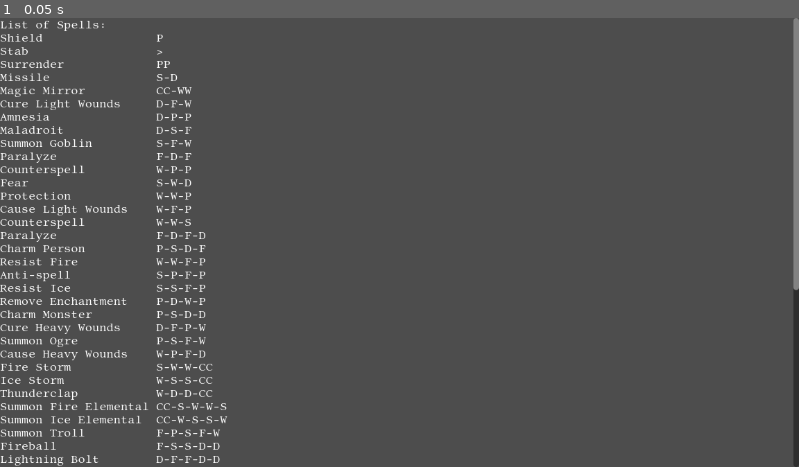
Above: before the commit, frame 1.
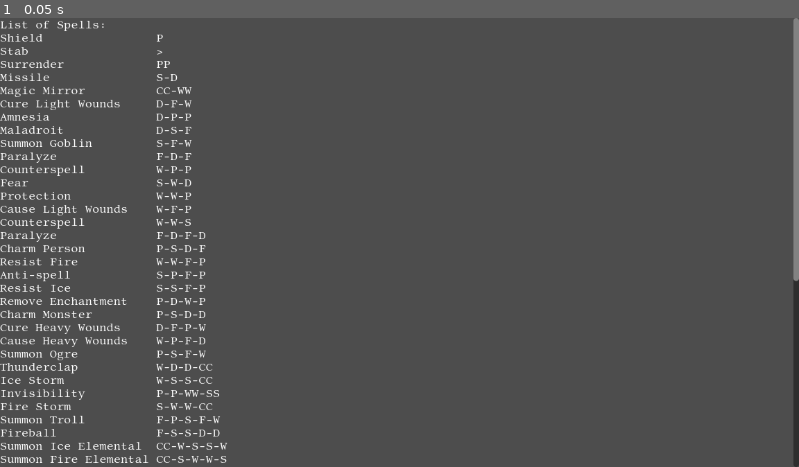
Above: after the commit, the same moment.

Repository: snhumphr/Wizard-Duels
Game: Godot game, scene res://game.tscn
Two runs of this game, one before a commit and one after it. Both use one fixed random seed, a clock stepped at 60 frames per second and the inputs below. This scene is started directly instead of the project's main scene.
Inputs:
- Up to frame 1 (0.05 s): no input

The runs differ from the first frame. In frame 1, 1.5% of the frame differs, in the area x 0-100%, y 58-100%.

Commit message:
Fully implements blindness and invisibility, including them destroying summons they're cast on and a refactor of the message system to allow for limited visibility. This is a peer to peer implementation of hidden information that relies on your opponent being honest: This will need to be redone when/if the game is reworked into a host/client structure

Diff:
--- a/Game.gd
+++ b/Game.gd
@@ -171,15 +171,18 @@
 				gestureQueue[i][1] = "N"
 			#If only one clap gesture is performed, then turn it into a null gesture
 			#This greatly simplifies the gesture analysis code if we assume C only exists with a successful clap
+
+			#TODO: remove these messages if there's invisibility involved
+
 			if clap == 2:
 				gestureQueue[i][0] = "C"
 				gestureQueue[i][1] = "C"
-				turnLogQueue.append(entityArray[i].name + " claps " + entityArray[i].pronouns[2] + " hands.")
+				addMessage(entityArray[i].name + " claps " + entityArray[i].pronouns[2] + " hands.",turnLogQueue, entityArray[i])
 			else:
 				for gesture in gestureQueue[i]:
-					var message = gesture_to_text(gesture, entityArray[i])
-					if message != "":
-						turnLogQueue.append(message)
+					var text = gesture_to_text(gesture, entityArray[i])
+					if text != "":
+						addMessage(text, turnLogQueue, entityArray[i])
 
 	var spellExecutionList = []
 
@@ -202,7 +205,7 @@
 			if hexList.size() > 1:
 				for effectName in hexList:
 					entityArray[i].removeEffect(effectName)
-				turnLogQueue.append("The conflicting hexes on " + entityArray[i].name + " cancel each other out!")
+				addMessage("The conflicting hexes on " + entityArray[i].name + " cancel each other out!", turnLogQueue, entityArray[i])
 
 	monsterActions(entityArray, turnLogQueue)
 
@@ -219,17 +222,17 @@
 				heals.append(effect[0].heal)
 
 		if burn.size() > 0 and freeze.size() > 0:
-			turnLogQueue.append(entityArray[i].name + " remains unscathed between conflicting heat and cold!")
+			addMessage(entityArray[i].name + " remains unscathed between conflicting heat and cold!", turnLogQueue, entityArray[i])
 		else:
 			for b in burn:
 				entityArray[i].take_damage(b)
-				turnLogQueue.append(entityArray[i].name + " is burned for " + str(b) + " damage.")
+				addMessage(entityArray[i].name + " is burned for " + str(b) + " damage.", turnLogQueue, entityArray[i])
 			for f in freeze:
 				entityArray[i].take_damage(f)
-				turnLogQueue.append(entityArray[i].name + " is chilled for " + str(f) + " damage.")
+				addMessage(entityArray[i].name + " is chilled for " + str(f) + " damage.", turnLogQueue, entityArray[i])
 			for h in heals:
 				entityArray[i].take_damage(-1*h)
-				turnLogQueue.append(entityArray[i].name + " healed for " + str(h) + " hp.")
+				addMessage(entityArray[i].name + " healed for " + str(h) + " hp.", turnLogQueue, entityArray[i])
 
 	var activePlayer = 0
 	numPlayers = 0
@@ -239,17 +242,24 @@
 		if entityArray[i].is_wizard and entityArray[i].is_active():
 
 			var spellsDisrupted = false
+			var invisible = false
 			for effect in entityArray[i].effects:
 				if effect[0].anti_spell:
 					spellsDisrupted = true
 
+			var unseen = not canSee(entityArray[player], entityArray[i])
+
 			if not spellsDisrupted:
 				entityArray[i].right_hand_gestures.append(gestureQueue[i][0])
+				entityArray[i].right_hidden.append(unseen)
 				entityArray[i].left_hand_gestures.append(gestureQueue[i][1])
+				entityArray[i].left_hidden.append(unseen)
 			else:
 				turnLogQueue.append(entityArray[i].name + "'s magic is disrupted!")
 				entityArray[i].right_hand_gestures.append("N")
 				entityArray[i].left_hand_gestures.append("N")
+				entityArray[i].right_hidden.append(false)
+				entityArray[i].right_hidden.append(false)
 
 		if entityArray[i].dead == 1:
 			turnLogQueue.append(entityArray[i].name + " perishes!")
@@ -263,6 +273,7 @@
 		if entityArray[i].is_wizard or entityArray[i].is_monster:
 			var removeEffectList = []
 			for effect in entityArray[i].effects:
+				effect[0].delayed = false
 				if not effect[0].permanent:
 					effect[1] -= 1
 					if effect[1] <= 0 or not entityArray[i].is_active():
@@ -407,7 +418,7 @@
 						reflected = true
 						break
 				if reflected and spell.reflectable:
-					turnLogQueue.append(target.pronouns[2].capitalize() + " spell reflects back at " + target.pronouns[1] + "!")
+					addMessage(target.pronouns[2].capitalize() + " spell reflects back at " + target.pronouns[1] + "!", turnLogQueue, target)
 					targets.append(caster)
 				else:
 					targets.append(target)
@@ -416,6 +427,9 @@
 			#TODO: Custom text for missing vs failing to cast
 
 		if magicDispelled and spell.dispellable:
+			spellFailed = true
+
+		if spell.targetable and not canSee(caster, targets[0]):
 			spellFailed = true
 
 		var fire_elemental
@@ -482,7 +496,7 @@
 			var message = caster.name + verb + spell_name + target_string
 
 			if not spell.is_silent:
-				turnLogQueue.append(message)
+				addMessage(message, turnLogQueue, caster)
 
 			match spellExecutionList[i][0].effect:
 				Spell.SpellEffect.dispelMagic:
@@ -506,7 +520,7 @@
 						if spellCheck == "":
 							t.addEffect(effectDict["Counterspell"], 0)
 						else:
-							turnLogQueue.append(spellCheck)
+							addMessage(spellCheck, turnLogQueue, t)
 				Spell.SpellEffect.Summon:
 					for t in targets:
 						var spellCheck = checkSpellInterference(spell, t)
@@ -543,19 +557,23 @@
 								monster.id = entityArray.size()
 								entityArray.append(monster)
 
-								turnLogQueue.append("A" + adjective + " " + spell.effect_name + " appears" + purpose + "!")
+								addMessage("A" + adjective + " " + spell.effect_name + " appears" + purpose + "!", turnLogQueue, entityArray[summoner])
 								adjectiveCount += 1
 							else:
-								turnLogQueue.append("The summoning fails!")
+								addMessage("The summoning fails!", turnLogQueue, caster)
 				Spell.SpellEffect.applyTempEffect:
 					for t in targets:
 						var spellCheck = checkSpellInterference(spell, t)
 						if spellCheck == "":
 							var effect = effectDict[spell.effect_name]
 							effect.caster_id = caster.id
-							t.addEffect(effect, spell.intensity)
+							if effect.unstable and t.is_monster:
+								turnLogQueue.append(t.name + " is overloaded with magic and explodes!")
+								t.dead = 2
+							else:
+								t.addEffect(effect, spell.intensity)
 						else:
-							turnLogQueue.append(spellCheck)
+							addMessage(spellCheck, turnLogQueue, t)
 				Spell.SpellEffect.removeEnchantment:
 					for t in targets:
 						var spellCheck = checkSpellInterference(spell, t)
@@ -571,20 +589,19 @@
 							else:
 								t.take_damage(99)
 						else:
-							turnLogQueue.append(spellCheck)
+							addMessage(spellCheck, turnLogQueue, t)
 				Spell.SpellEffect.dealDamage:
 					for t in targets:
 						var spellCheck = checkSpellInterference(spell, t)
 						if spellCheck == "":
 							t.take_damage(spell.intensity)
-							turnLogQueue.append(t.name + " is " + spell.effect_name + " for " + str(spell.intensity) + " damage.")
+							addMessage(t.name + " is " + spell.effect_name + " for " + str(spell.intensity) + " damage.", turnLogQueue, t)
 						else:
-							turnLogQueue.append(spellCheck)
+							addMessage(spellCheck, turnLogQueue, t)
 				Spell.SpellEffect.Heal:
 					for t in targets:
 						var spellCheck = checkSpellInterference(spell, t)
 						if spellCheck == "":
-							#turnLogQueue.append(t.name + " is healed for " + str(spell.intensity) + " damage.")
 							var cureList = []
 							for effect in t.effects:
 								if effect[0].curable != 0 and spell.intensity >= effect[0].curable:
@@ -596,20 +613,24 @@
 							effect.heal = spell.intensity
 							t.addEffect(effect, 0)
 						else:
-							turnLogQueue.append(spellCheck)
+							addMessage(spellCheck, turnLogQueue, t)
 				Spell.SpellEffect.Kill:
 					for t in targets:
 						var spellCheck = checkSpellInterference(spell, t)
 						if spellCheck == "":
-							turnLogQueue.append(t.name + " is " + spell.effect_name + "!")
+							addMessage(t.name + " is " + spell.effect_name + "!", turnLogQueue, t)
 							t.take_damage(99)
 							t.dead = 2
 						else:
-							turnLogQueue.append(spellCheck)
+							addMessage(spellCheck, turnLogQueue, t)
 				_:
 					printerr("Spell effect not recognized")
 		else:
-			turnLogQueue.append(caster.name + "'s spell fizzles!")
+			addMessage(caster.name + "'s spell fizzles!", turnLogQueue, caster)
+
+func addMessage(message, turnLogQueue, subject):
+	if canSee(entityArray[player], subject):
+		turnLogQueue.append(message)
 
 func monsterActions(entityArray, turnLogQueue):
 
@@ -686,15 +707,16 @@
 								entity.summoner_id = effect[0].caster_id
 								var old_name = entity.name.split(" ")
 								entity.name = entityArray[entity.summoner_id].name + "'s " + old_name[old_name.size()-2] + " " + old_name[old_name.size()-1]
-
 					if hexed:
-						turnLogQueue.append(entity.name + " tries to attack " + target_name + ", but " + entity.pronouns[2] + " hex prevents " + entity.pronouns[1])
+						addMessage(entity.name + " tries to attack " + target_name + ", but " + entity.pronouns[2] + " hex prevents " + entity.pronouns[1], turnLogQueue, target)
 					elif shield:
-						turnLogQueue.append(entity.name + " attacks " + target_name + ", but " + target.pronouns[2] + " shield protects " + target.pronouns[1] + "!")
+						addMessage(entity.name + " attacks " + target_name + ", but " + target.pronouns[2] + " shield protects " + target.pronouns[1] + "!", turnLogQueue, target)
+					elif not entity.aoe and not canSee(entity, target):
+						addMessage(entity.name + " attacks " + target_name + ", but misses!", turnLogQueue, target)
 					elif entity.fire and fire_res or entity.ice and cold_res:
-						turnLogQueue.append(entity.name + " attacks " + target_name + ", but " + target.pronouns[0] + " resist!")
+						addMessage(entity.name + " attacks " + target_name + ", but " + target.pronouns[0] + " resist!", turnLogQueue, target)
 					else:
-						turnLogQueue.append(entity.name + " attacks " + target_name + " for "+ str(entity.max_hp) + " damage.")
+						addMessage(entity.name + " attacks " + target_name + " for "+ str(entity.max_hp) + " damage.", turnLogQueue, target)
 						target.take_damage(entity.max_hp)
 
 func checkSpellInterference(spell, target):
@@ -724,6 +746,21 @@
 			return target.name + " resists the cold!"
 
 	return ""
+
+func canSee(viewer, subject):
+
+	if viewer.id == subject.id:
+		return true
+
+	for effect in viewer.effects:
+		if effect[0].blindness and not effect[0].delayed:
+			return false
+
+	for effect in subject.effects:
+		if effect[0].invisibility and not effect[0].delayed:
+			return false
+
+	return true
 
 func loadSpells(path, array):
 	var dir = DirAccess.open(path)
--- a/WizardList.gd
+++ b/WizardList.gd
@@ -8,7 +8,10 @@
 func render(entityArray, player):
 	self.clear()
 	renderNeutrals(entityArray)
+	var is_player = false
 	for i in entityArray.size():
+		if i == player:
+			is_player = true
 		var wizard = entityArray[i]
 		if wizard.is_wizard:
 			self.newline()
@@ -25,10 +28,10 @@
 			self.add_text("    HP: " + str(wizard.hp) + "/" + str(wizard.max_hp))
 			self.newline()
 			self.add_text("    Right Hand: ")
-			self.add_text("-".join(wizard.right_hand_gestures))
+			renderGestures(wizard.right_hand_gestures, wizard.right_hidden, is_player)
 			self.newline()
 			self.add_text("    Left Hand:  ")
-			self.add_text("-".join(wizard.left_hand_gestures))
+			renderGestures(wizard.left_hand_gestures, wizard.left_hidden, is_player)
 			self.newline()
 			for e in entityArray:
 				if e.is_monster and e.is_active() and e.summoner_id == wizard.id:
@@ -47,3 +50,12 @@
 	self.newline()
 	self.add_text("    " + padding + "HP: " + str(monster.hp) + "/" + str(monster.max_hp))
 	self.newline()
+
+func renderGestures(gesture_list, hidden_list, is_player):
+	for i in gesture_list.size():
+		if i > 0:
+			self.add_text("-")
+		if hidden_list[i] and not is_player:
+			self.add_text("?")
+		else:
+			self.add_text(gesture_list[i])
--- a/effect.gd
+++ b/effect.gd
@@ -27,9 +27,10 @@
 @export var hex: bool = false
 @export var dispellable: bool = true
 @export var unstable: bool = false #Whether this effect kills summoned creatures or not
+@export var delayed: bool = false #Whether this effect takes a turn to happen. Only works for blind/invis atm
 
 @export var anti_spell: bool = false
-
+@export var blindness: bool = false
 @export var charm_person: bool = false
 @export var charm_monster: bool = false
 @export var fear: bool = false
--- /dev/null
+++ b/resources/effects/blindness.tres
@@ -0,0 +1,38 @@
+[gd_resource type="Resource" script_class="Effect" load_steps=2 format=3 uid="uid://dttt2ccywgkhi"]
+
+[ext_resource type="Script" path="res://effect.gd" id="1_w87hl"]
+
+[resource]
+script = ExtResource("1_w87hl")
+name = "Blindness"
+caster_id = -1
+is_silent = false
+permanent = false
+stackable = false
+overlapping = false
+hand = ""
+gesture = ""
+heal = 0
+burn = 0
+freeze = 0
+shield = false
+counterspell = false
+reflect = false
+fire_res = false
+cold_res = false
+invisibility = false
+surrender = false
+fatal = false
+curable = 0
+hex = false
+dispellable = true
+unstable = true
+delayed = true
+anti_spell = false
+blindness = true
+charm_person = false
+charm_monster = false
+fear = false
+paralysis = false
+maladroit = false
+amnesia = false
--- /dev/null
+++ b/resources/effects/invisibility.tres
@@ -0,0 +1,38 @@
+[gd_resource type="Resource" script_class="Effect" load_steps=2 format=3 uid="uid://dkypwc47l8yjm"]
+
+[ext_resource type="Script" path="res://effect.gd" id="1_6xss3"]
+
+[resource]
+script = ExtResource("1_6xss3")
+name = "Invisibility"
+caster_id = -1
+is_silent = false
+permanent = false
+stackable = false
+overlapping = false
+hand = ""
+gesture = ""
+heal = 0
+burn = 0
+freeze = 0
+shield = false
+counterspell = false
+reflect = false
+fire_res = false
+cold_res = false
+invisibility = true
+surrender = false
+fatal = false
+curable = 0
+hex = false
+dispellable = true
+unstable = true
+delayed = true
+anti_spell = false
+blindness = false
+charm_person = false
+charm_monster = false
+fear = false
+paralysis = false
+maladroit = false
+amnesia = false
--- /dev/null
+++ b/resources/spells/enchantments/buffs/invisibility.tres
@@ -0,0 +1,32 @@
+[gd_resource type="Resource" script_class="Spell" load_steps=2 format=3 uid="uid://cwroqoi7hexgl"]
+
+[ext_resource type="Script" path="res://spells.gd" id="1_cs6h4"]
+
+[resource]
+resource_name = "Shield"
+script = ExtResource("1_cs6h4")
+name = "Invisibility"
+gestures = PackedStringArray("P", "P", "WW", "SS")
+id = 0
+is_spell = true
+is_silent = false
+once_per_turn = false
+once_per_wizard = false
+once_per_duel = false
+mandatory = false
+hex = false
+fire_spell = false
+ice_spell = false
+dispellable = true
+counterable = true
+reflectable = true
+targetable = true
+blockable = false
+hostile = false
+requires_target = false
+can_target_corpses = false
+always_targets_self = false
+permanency_valid = false
+effect = 3
+effect_name = "Invisibility"
+intensity = 3
--- /dev/null
+++ b/resources/spells/enchantments/debuffs/blindness.tres
@@ -0,0 +1,32 @@
+[gd_resource type="Resource" script_class="Spell" load_steps=2 format=3 uid="uid://cuim8fs7kx8iv"]
+
+[ext_resource type="Script" path="res://spells.gd" id="1_eps16"]
+
+[resource]
+resource_name = "Shield"
+script = ExtResource("1_eps16")
+name = "Blindness"
+gestures = PackedStringArray("D", "W", "F", "F", "DD")
+id = 0
+is_spell = true
+is_silent = false
+once_per_turn = false
+once_per_wizard = false
+once_per_duel = false
+mandatory = false
+hex = false
+fire_spell = false
+ice_spell = false
+dispellable = true
+counterable = true
+reflectable = true
+targetable = true
+blockable = false
+hostile = true
+requires_target = false
+can_target_corpses = false
+always_targets_self = false
+permanency_valid = false
+effect = 3
+effect_name = "Blindness"
+intensity = 3
--- a/wizards.gd
+++ b/wizards.gd
@@ -17,6 +17,8 @@
 
 @export var left_hand_gestures: Array = []
 @export var right_hand_gestures: Array = []
+@export var left_hidden: Array = []
+@export var right_hidden: Array = []
 
 func is_alive():
 	return dead <= 1
